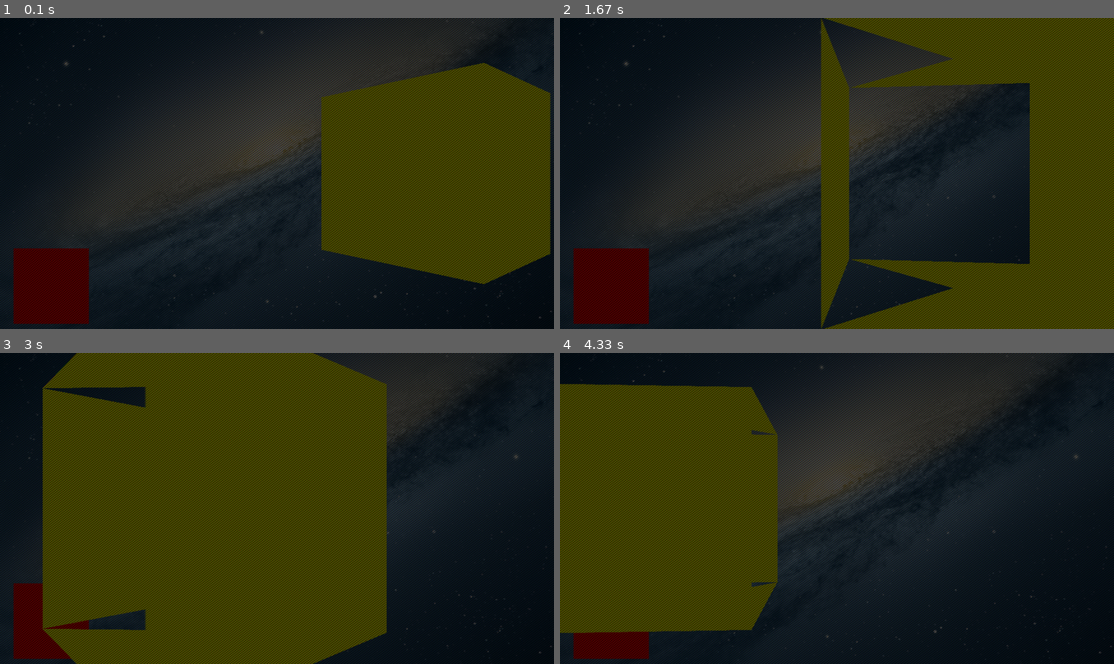
Above: before the commit, frames 1-4 (two rows, left to right).
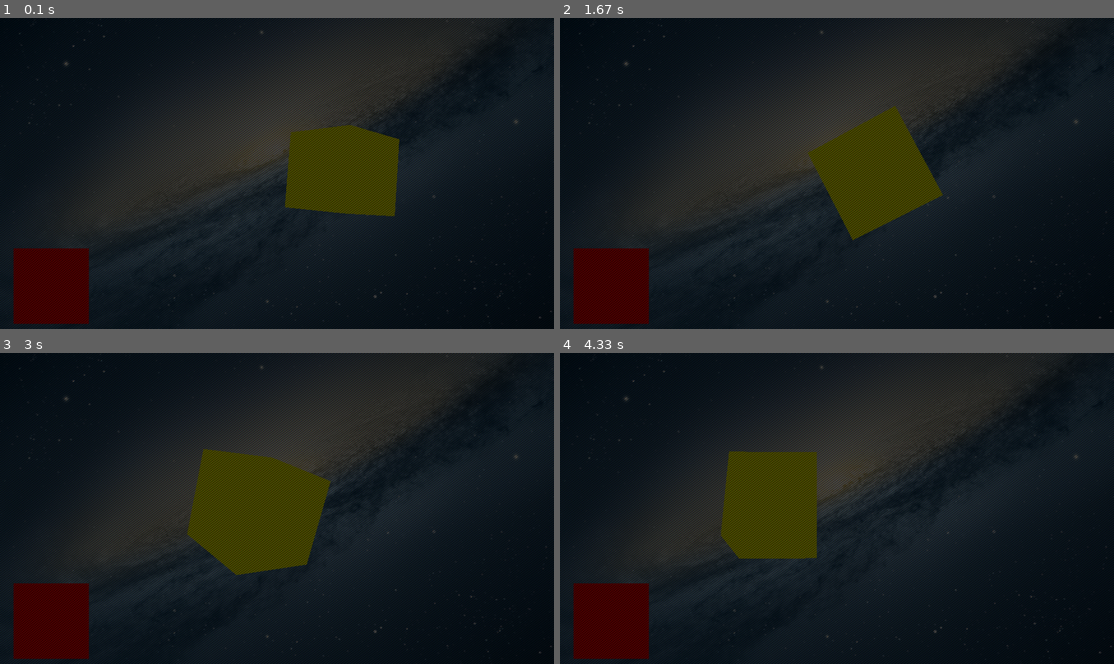
Above: after the commit, the same moments.

Repository: BarthPaleologue/Stereogame
Game: pygame game, started from tests/test_fbo.py
The game is run twice, just before and just after one commit, with the same random seed, the same clock (stepped at 60 frames per second) and the same inputs.
Inputs:
- Up to frame 1 (0.1 s): no input
- Up to frame 2 (1.67 s): no input
- Up to frame 3 (3 s): no input
- Up to frame 4 (4.33 s): no input

The runs differ from the first frame. In frame 1, 23% of the frame differs, in the area x 51-100%, y 14-86%; in frame 2, 33%; in frame 3, 50%, in the area x 7-70%, y 0-100%; in frame 4, 29%.

Commit message:
finishing yellow rotating cube

Diff:
--- a/tests/geometry.py
+++ b/tests/geometry.py
@@ -451,36 +451,52 @@
         self.build_buffers(
             [
             ### back face
-            ( -1.000000, -1.000000, -1.000000),
-            ( 1.000000, -1.000000, -1.000000),
-            ( 1.000000, 1.000000, -1.000000),
-            ( -1.000000, -1.000000, -1.000000),
-            ( 1.000000, 1.000000, -1.000000),
-            ( -1.000000, 1.000000, -1.000000),
+            ( -1.0, -1.0, -1.0),
+            ( 1.0, -1.0, -1.0),
+            ( 1.0, 1.0, -1.0),
+            ( -1.0, -1.0, -1.0),
+            ( 1.0, 1.0, -1.0),
+            ( -1.0, 1.0, -1.0),
 
             ### front face
-            ( -1.000000, -1.000000, 1.000000),
-            ( 1.000000, -1.000000, 1.000000),
-            ( 1.000000, 1.000000, 1.000000),
-            ( -1.000000, -1.000000, 1.000000),
-            ( 1.000000, 1.000000, 1.000000),
-            ( -1.000000, 1.000000, 1.000000),
+            ( -1.0, -1.0, 1.0),
+            ( 1.0, -1.0, 1.0),
+            ( 1.0, 1.0, 1.0),
+            ( -1.0, -1.0, 1.0),
+            ( 1.0, 1.0, 1.0),
+            ( -1.0, 1.0, 1.0),
 
             ### top face
-            (-1.0, 1.0, -1.0),
-            (1.0, 1.0, -1.0),
             (-1.0, 1.0, 1.0),
             (1.0, 1.0, 1.0),
             (1.0, 1.0, -1.0),
+            (-1.0, 1.0, 1.0),
+            (1.0, 1.0, -1.0),
             (-1.0, 1.0, -1.0),
 
             ### bottom face
-            (-1.0, -1.0, -1.0),
-            (1.0, -1.0, -1.0),
             (-1.0, -1.0, 1.0),
             (1.0, -1.0, 1.0),
             (1.0, -1.0, -1.0),
+            (-1.0, -1.0, 1.0),
+            (1.0, -1.0, -1.0),
             (-1.0, -1.0, -1.0),
+
+            ### right face
+            (1.0, -1.0, -1.0),
+            (1.0, -1.0, 1.0),
+            (1.0, 1.0, 1.0),
+            (1.0, -1.0, -1.0),
+            (1.0, 1.0, 1.0),
+            (1.0, 1.0, -1.0),
+
+            ### left face
+            (-1.0, -1.0, -1.0),
+            (-1.0, -1.0, 1.0),
+            (-1.0, 1.0, 1.0),
+            (-1.0, -1.0, -1.0),
+            (-1.0, 1.0, 1.0),
+            (-1.0, 1.0, -1.0),
             ],
             None,
             [
@@ -509,6 +525,22 @@
             (0.0, ty_max),
 
             ### bottom face
+            (0.0, ty_min),
+            (1.0, ty_min),
+            (1.0, ty_max),
+            (0.0, ty_min),
+            (1.0, ty_max),
+            (0.0, ty_max),
+
+            ### right face
+            (0.0, ty_min),
+            (1.0, ty_min),
+            (1.0, ty_max),
+            (0.0, ty_min),
+            (1.0, ty_max),
+            (0.0, ty_max),
+
+            ### left face
             (0.0, ty_min),
             (1.0, ty_min),
             (1.0, ty_max),
--- a/tests/test_fbo.py
+++ b/tests/test_fbo.py
@@ -29,9 +29,9 @@
 	rect.setPosition(-6, -3, 0)
 	rect.setScaling(0.5, 0.5, 1)
 
-	yellow_rect = Cube('yellow_rect')
-	yellow_rect.setPosition(1, 1, -3)
-	yellow_rect.setRotationY(45)
+	yellow_cube = Cube('yellow_cube')
+	yellow_cube.setScaling(0.5, 0.5, 0.5)
+	yellow_cube.setRotationY(45)
 
 	galaxy_rect = Rectangle('galaxy_rect', True)
 	galaxy_rect.setPosition(0, 0, -6)
@@ -118,27 +118,28 @@
 
 		rect.draw(prog2.program)
 
-		mv_matrix = yellow_rect.getMatrix().dot(general_mv_matrix)
+		mv_matrix = yellow_cube.getMatrix().dot(general_mv_matrix)
 		prog3.use(perspective_mx, mv_matrix)
 		prog3.setVector4("color", 1.0, 1.0, 0.0, 1.0)
-		yellow_rect.draw(prog3.program)
+		yellow_cube.draw(prog3.program)
 
 	time = 0.0
 	x,z = 0.0, 0.0
-	circleRadius = 2
+	circleRadius = 1.7
 
 	running = True
 	while running:
 		time += 0.01
 
 
-		yellow_rect.setRotationY(45.0 + time * 50.0)
+		yellow_cube.setRotationY(45.0 + time * 50.0)
+		yellow_cube.setRotationX(60.0 * time)
 
 		rotationSpeed = 1
 		x = math.cos(time * rotationSpeed) * circleRadius
 		z = math.sin(time * rotationSpeed) * circleRadius
 
-		yellow_rect.setPosition(x, 0, z)
+		yellow_cube.setPosition(x, 0, z)
 
 		for i in range(2):
 			fbos[i].bind()
